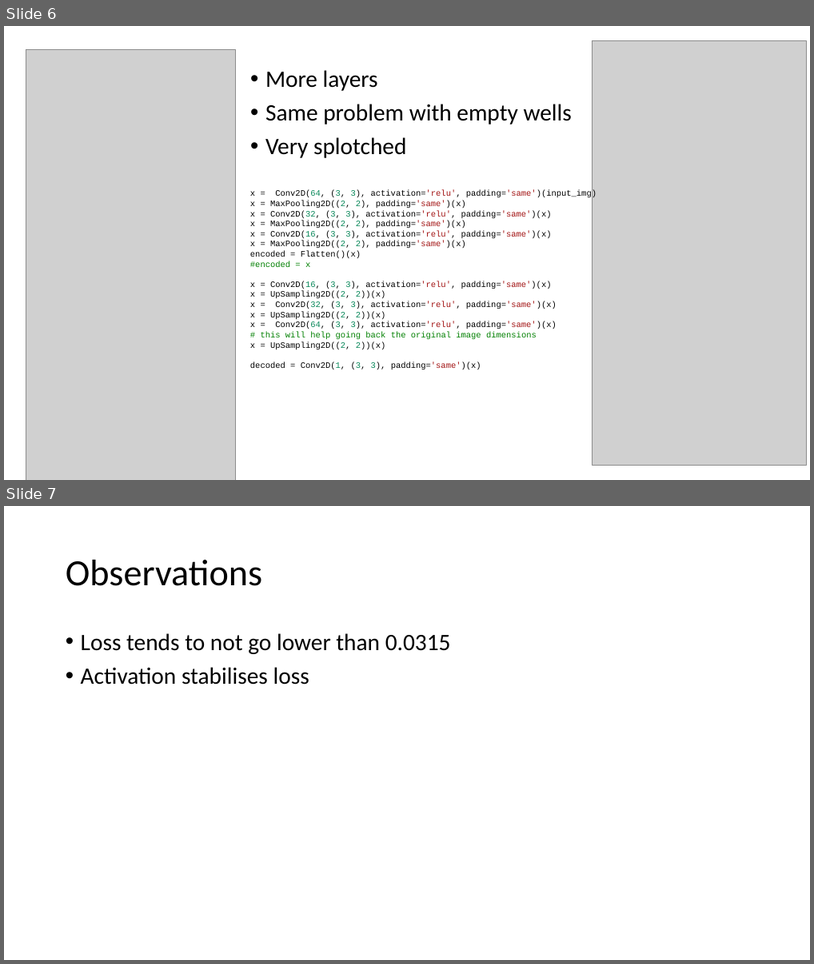
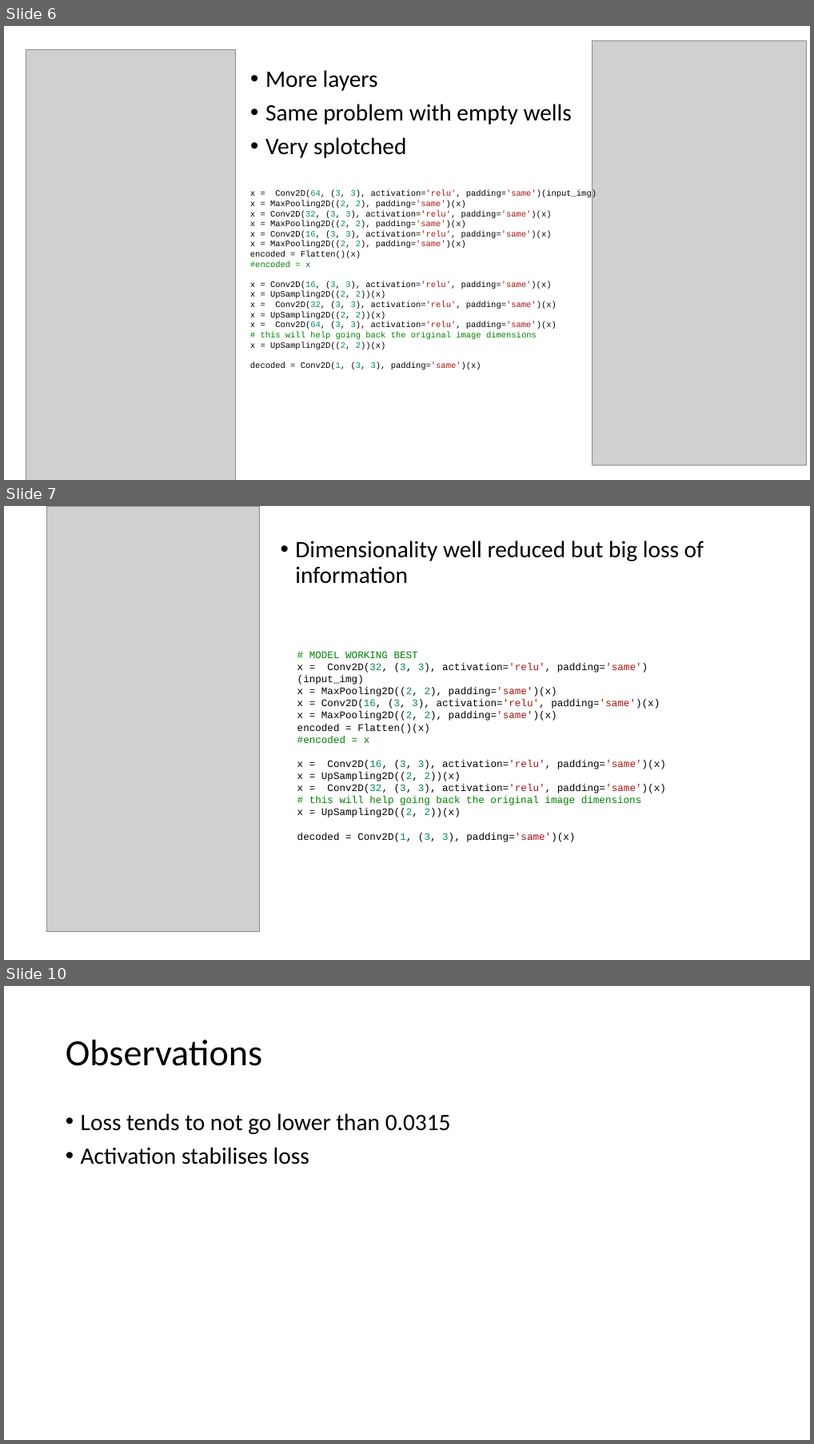
Before and after one commit to leonore/deep-learning-for-immune-cells, a slide deck: data/autoencoder_tuning.pptx. Shown one above the other, each under a label of ours: slides 6 and 7 before the commit, slides 6, 7 and 10 after it; the slides between them are not shown. The pictures are 814x964 and 814x1444 pixels, drawn with LibreOffice and Linux fonts; fonts in the diff are those of the drawing; grey boxes stand for pictures. Boxes give left, top, right and bottom in pixels: in the first picture for what was removed or moved away, otherwise in the second. Text is boxed around its words. In the diff, an @@ line names an element or a change of style, - is before the commit and + after.

Commit message:
image preprocessing for autoencoder improvement

```diff
--- a/data/autoencoder_tuning.pptx
+++ b/data/autoencoder_tuning.pptx
@@ slide 7 added at (4,506,810,960), background #FFFFFF @@
@@ picture added at (47,506,259,932) @@
@@ text added at (295,540,704,584), 28 pt, text #000000 @@
+• Dimensionality well reduced but big loss of information
@@ text added at (298,651,666,842), 12 pt, text #000000 @@
+# MODEL WORKING BEST
+x = Conv2D(32, (3, 3), activation='relu', padding='same')(input_img)
+x = MaxPooling2D((2, 2), padding='same')(x)
+x = Conv2D(16, (3, 3), activation='relu', padding='same')(x)
+x = MaxPooling2D((2, 2), padding='same')(x)
+encoded = Flatten()(x)
+#encoded = x
+x = Conv2D(16, (3, 3), activation='relu', padding='same')(x)
+x = UpSampling2D((2, 2))(x)
+x = Conv2D(32, (3, 3), activation='relu', padding='same')(x)
+# this will help going back the original image dimensions
+x = UpSampling2D((2, 2))(x)
+decoded = Conv2D(1, (3, 3), padding='same')(x)
@@ what was slide 7 is now slide 10 @@
```
Also in this commit, not shown: 1 slide changed, 2 other slides added, 2 other files.
